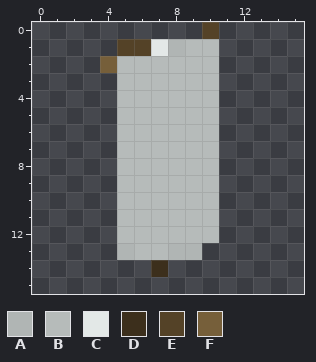
Pixel-art sprite: pypacks/assets/images/reference_book_icons/banner.png. Above, as it was before the edit.
The file is 16x16 pixels. Colours within 5 levels of each other are drawn and written as one.
Palette (. is transparent): A #b0b5b4  B #b6bbba  C #e3e8e7  D #3c2f1c  E #544227  F #765f3a
Once edited:
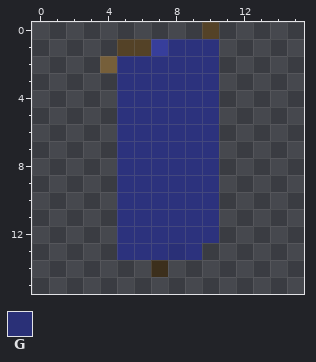
Colours new in this view: G #2a3077
From old to new:
colour B: #b6bbba -> #2c327d
colour C: #e3e8e7 -> #373e9b
y 1: x 8 A -> B
y 13: x 5 A -> B; x 8..9 AA -> GB
